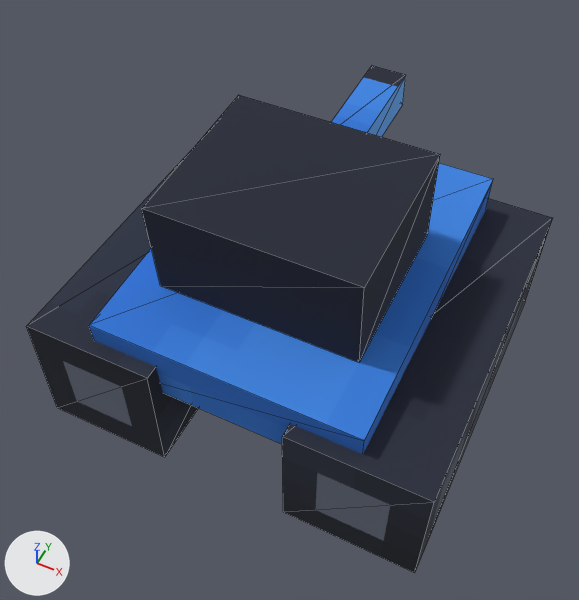
Renders of the glTF model public/assets/models/units/ltank_blue.glb from each side of a commit.
The view is the same before and after, from a 50 mm lens placed at (0.438, -0.944, 1.325), pointed at (-0.008, -0.052, 0.211). The axes (+X, +Y, +Z) are drawn at lower left. The lights are the same throughout. The picture after the commit comes second. Mesh edges are drawn as thin lines. Vertices at exactly the same position are counted once.

Objects in the first picture: 'barrel', 'chassis', 'hull', 'turret'.
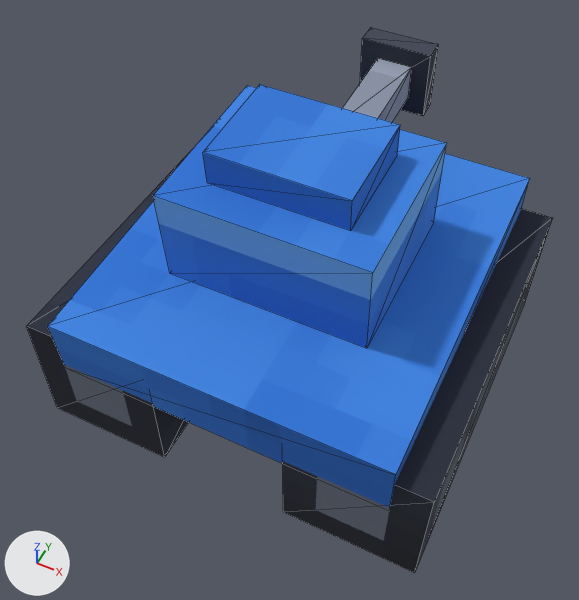
Boxes [x1, y1, x2, y2] around the edits, measured in the pictures (579 x 600 px):
'hull', rescaled (19% wider, 22% taller): before [89, 163, 493, 454]; after [48, 154, 530, 508]
'turret', reshaped, moved: before [142, 95, 440, 362]; after [153, 84, 447, 348]
'barrel', reshaped, moved (28% wider, 33% taller): before [332, 66, 406, 137]; after [343, 27, 438, 122]

Edits to the bpy script that builds the scene:
```text
Change me_hull_rigid_batch:
    used by ob_hull; parent = ob_root; location = (0.0, 0.0, 0.188); rotation_euler = (0.0606, 0.0, 0.0), in degrees (3.5, 0, 0)
    remove me_hull_rigid_batch.from_pydata(...)  # 8 vertices, 12 faces; spans x -0.25..0.25, y -0.312..0.312, z 0.0..0.125
    add me_hull_rigid_batch.from_pydata(...)  # 8 vertices, 12 faces; spans x -0.312..0.312, y -0.344..0.344, z 0.0..0.125
    me_hull_rigid_batch part 1: the whole mesh is scaled about its middle by (1.25, 1.1, 1)
Change me_turret_rigid_batch:
    used by ob_turret; parent = ob_hull; location = (0.0, -0.0625, 0.125)
    remove me_turret_rigid_batch.from_pydata(...)  # 8 vertices, 12 faces; spans x -0.188..0.188, y -0.125..0.188, z 0.0..0.188
    add me_turret_rigid_batch.from_pydata(...)  # 16 vertices, 22 faces; spans x -0.188..0.188, y -0.156..0.156, z 0.0..0.25
    me_turret_rigid_batch part 2: the whole mesh is rebuilt
Change me_barrel_rigid_batch:
    used by ob_barrel; parent = ob_turret; location = (0.0, 0.188, 0.0625); scale = (1.12, 0.667, 1.12)
    remove me_barrel_rigid_batch.from_pydata(...)  # 8 vertices, 12 faces; spans x -0.031..0.031, y 0.0..0.375, z 0.0..0.062
    add me_barrel_rigid_batch.from_pydata(...)  # 16 vertices, 22 faces; spans x -0.062..0.062, y 0.0..0.438, z -0.062..0.062
    me_barrel_rigid_batch part 3: the whole mesh is rebuilt
Change ob_turret:
    ob_turret.location: (0.0, -0.0625, 0.125) -> (0.0, 0.0, 0.125)
Change ob_barrel:
    ob_barrel.location: (0.0, 0.188, 0.0625) -> (0.0, 0.156, 0.0938)
```
